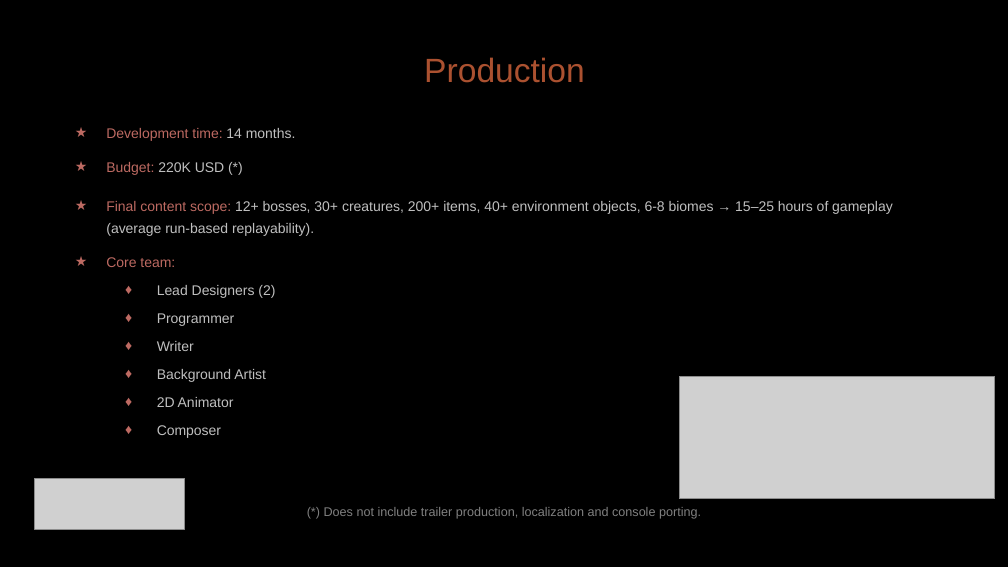
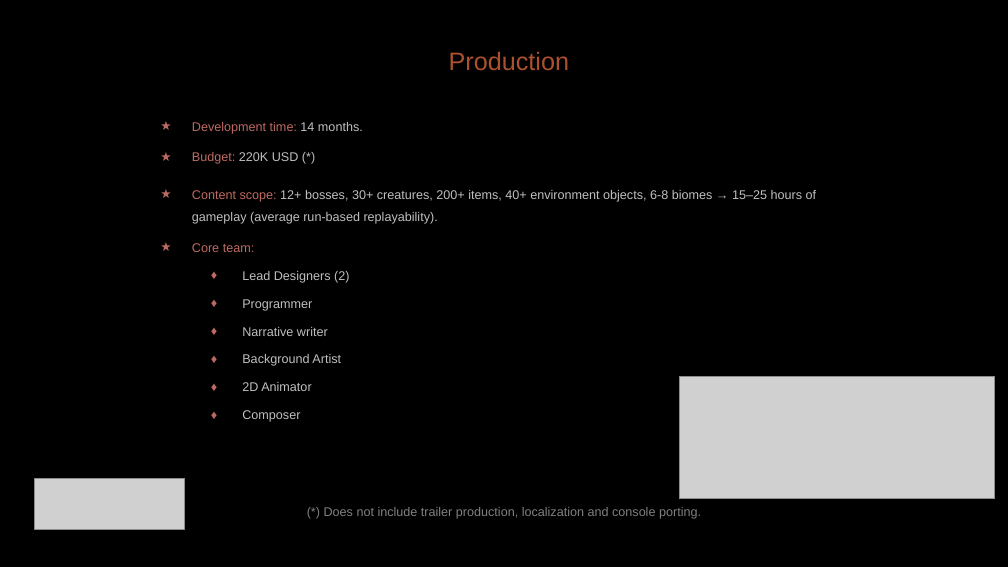
Before and after one commit to diegohcanepa/Remizione, a slide deck: slide 18 of Pitch Deck.pptx (slide 17 before the commit). Drawn at 1008x567 pixels with LibreOffice and Linux fonts; fonts in the diff are those of the drawing; grey boxes stand for pictures; background and template pictures are left out. Boxes give left, top, right and bottom in pixels: in the first picture for what was removed or moved away, otherwise in the second. Text is boxed around its words. In the diff, an @@ line names an element or a change of style, - is before the commit and + after.

```diff
--- a/Pitch Deck.pptx
+++ b/Pitch Deck.pptx
@@ text "Production": place and size @@
-text "Production" at <box>424,57,585,83</box>
+text "Production" at <box>449,51,569,70</box>
@@ text "Production" at <box>449,51,569,70</box>: size 24 to 18 pt @@
@@ subtitle "Development time: 14 months.": place and size @@
-subtitle "Development time: 14 months." at <box>106,128,893,438</box>
+subtitle "Development time: 14 months." at <box>192,122,817,422</box>
@@ subtitle at <box>192,122,363,422</box>: size 10 to 9 pt in "Development time: 14 months.", "Budget: 220K USD (*)", "Core team:", "Lead Designers (2)" and 4 more places @@
@@ subtitle at <box>192,190,817,224</box>: text changed; size 10 to 9 pt @@
-★ Final content scope: 12+ bosses, 30+ creatures, 200+ items, 40+ environment objects, 6-8 biomes → 15–25 hours of gameplay (average run-based replayability).
+★ Content scope: 12+ bosses, 30+ creatures, 200+ items, 40+ environment objects, 6-8 biomes → 15–25 hours of gameplay (average run-based replayability).
@@ subtitle at <box>242,327,328,336</box>: text changed; size 10 to 9 pt @@
-  ♦ Writer
+  ♦ Narrative writer
```
Also in this commit, not shown: 9 other slides changed, 1 slide added.
